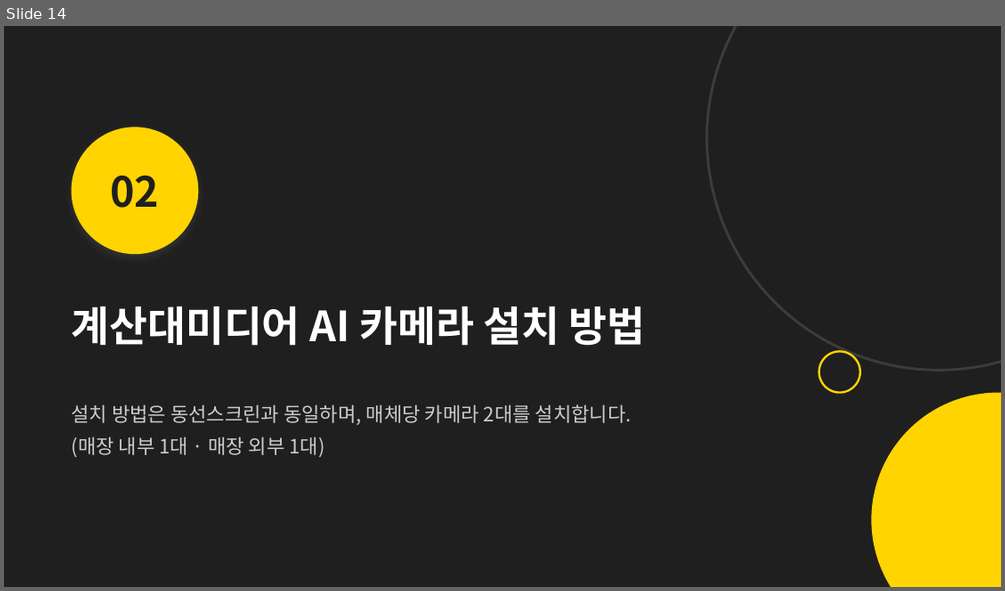
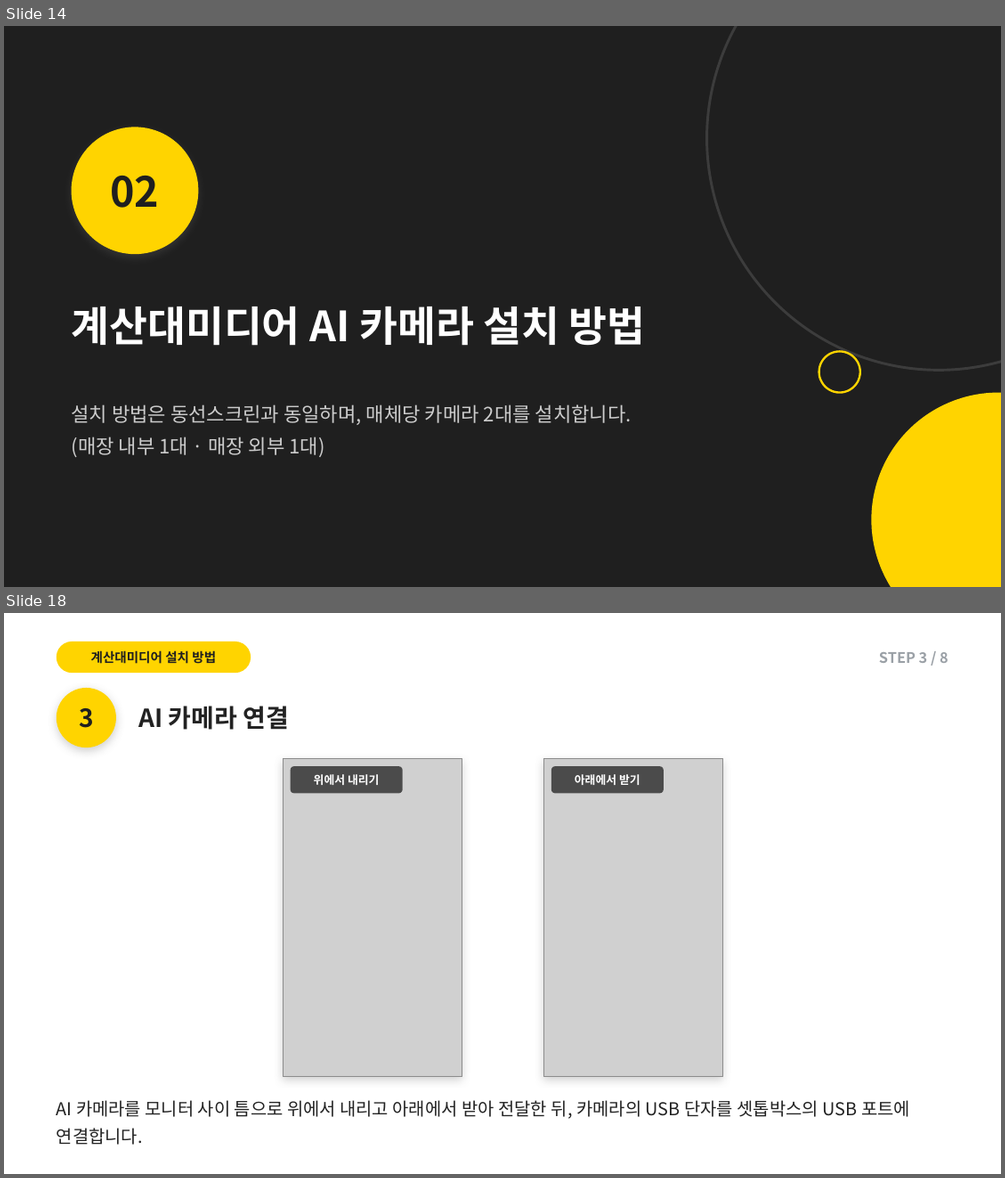
Before and after one commit to alsdn2947/ars, a slide deck: 이마트_AI카메라_설치매뉴얼.pptx. Shown one above the other, each under a label of ours: slide 14 before the commit, slides 14 and 18 after it; the slides between them are not shown. The pictures are 1005x591 and 1005x1178 pixels, drawn with LibreOffice and Linux fonts; fonts in the diff are those of the drawing; grey boxes stand for pictures. Boxes give left, top, right and bottom in pixels: in the first picture for what was removed or moved away, otherwise in the second. Text is boxed around its words. In the diff, an @@ line names an element or a change of style, - is before the commit and + after.

```diff
--- a/이마트_AI카메라_설치매뉴얼.pptx
+++ b/이마트_AI카메라_설치매뉴얼.pptx
@@ slide 18 added at box(4, 613, 1001, 1174), background #FFFFFF @@
@@ rounded rectangle added at box(57, 641, 251, 673), fill #FFD400 @@
@@ text added at box(91, 650, 216, 664), 12.5 pt, text #1F1F1F, bold @@
+계산대미디어 설치 방법
@@ text added at box(879, 652, 948, 663), 14 pt, text #9AA0A6, bold @@
+STEP 3 / 8
@@ ellipse added at box(57, 688, 116, 747), fill #FFD400 @@
@@ text added at box(79, 708, 94, 728), 24 pt, text #1F1F1F, bold @@
+3
@@ text added at box(138, 706, 289, 730), 24 pt, text #222222, bold @@
+AI 카메라 연결
@@ rectangle added at box(283, 759, 461, 1077), fill #FFFFFF @@
@@ picture added at box(283, 759, 461, 1077) @@
@@ rounded rectangle added at box(291, 766, 403, 793), fill #1F1F1F at 75% opacity @@
@@ rectangle added at box(544, 759, 722, 1077), fill #FFFFFF @@
@@ picture added at box(544, 759, 722, 1077) @@
@@ rounded rectangle added at box(551, 766, 663, 793), fill #1F1F1F at 75% opacity @@
@@ text added at box(314, 774, 379, 785), 11 pt, text #FFFFFF, bold @@
+위에서 내리기
@@ text added at box(574, 774, 640, 785), 11 pt, text #FFFFFF, bold @@
+아래에서 받기
@@ text added at box(57, 1100, 910, 1144), 17 pt, text #222222 @@
+AI 카메라를 모니터 사이 틈으로 위에서 내리고 아래에서 받아 전달한 뒤, 카메라의 USB 단자를 셋톱박스의 USB 포트에 연결합니다.
```
Also in this commit, not shown: 3 slides changed, 7 other slides added, 6 slides removed.
